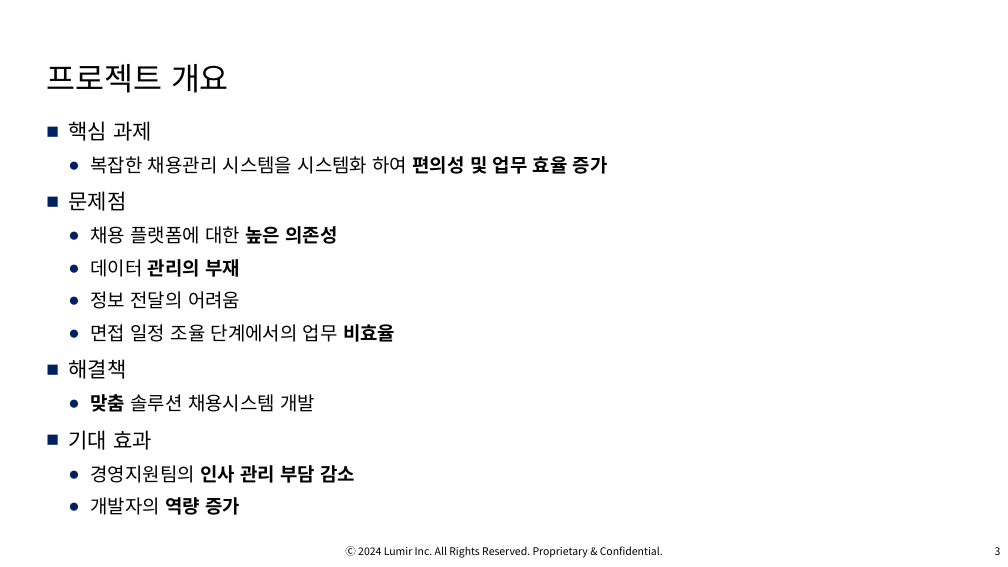
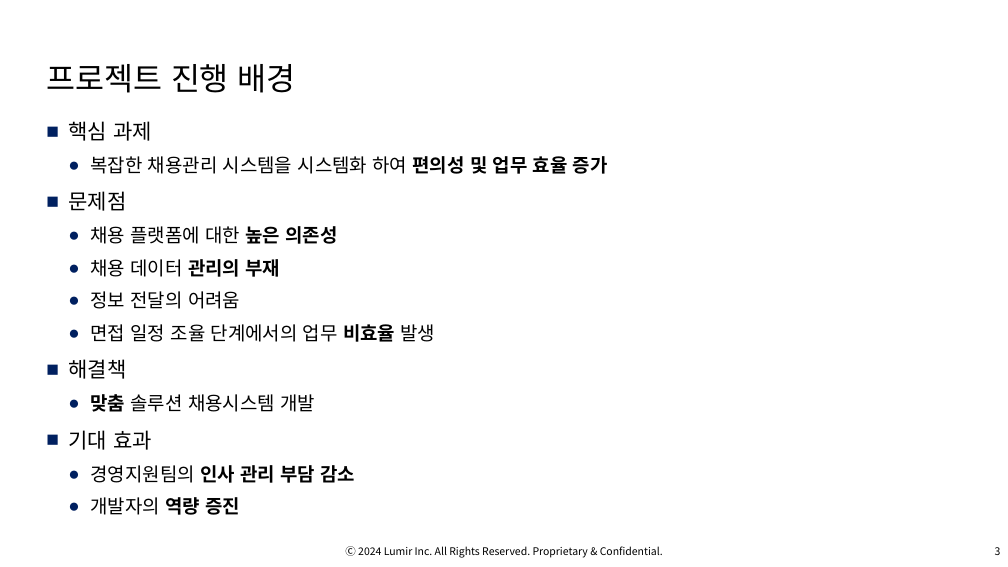
Before and after one commit to OsterRepository/OsterRepository, a slide deck: slide 4 of 기술 7부 김민수 성과 발표.pptx. Drawn at 1008x567 pixels with LibreOffice and Linux fonts; fonts in the diff are those of the drawing; background and template pictures are left out. Boxes give left, top, right and bottom in pixels: in the first picture for what was removed or moved away, otherwise in the second. Text is boxed around its words. In the diff, an @@ line names an element or a change of style, - is before the commit and + after.

```diff
--- a/기술 7부 김민수 성과 발표.pptx
+++ b/기술 7부 김민수 성과 발표.pptx
@@ title at box(46, 64, 296, 93): text changed @@
-프로젝트 개요
+프로젝트 진행 배경
@@ text at box(91, 259, 281, 277): text changed; bold off @@
-  ● 데이터 관리의 부재
+  ● 채용 데이터 관리의 부재
@@ text at box(91, 324, 435, 342): text changed @@
-  ● 면접 일정 조율 단계에서의 업무 비효율
+  ● 면접 일정 조율 단계에서의 업무 비효율 발생
@@ text at box(91, 497, 240, 515): text changed @@
-  ● 개발자의 역량 증가
+  ● 개발자의 역량 증진
```
Also in this commit, not shown: 11 other slides changed, 2 slides added.
